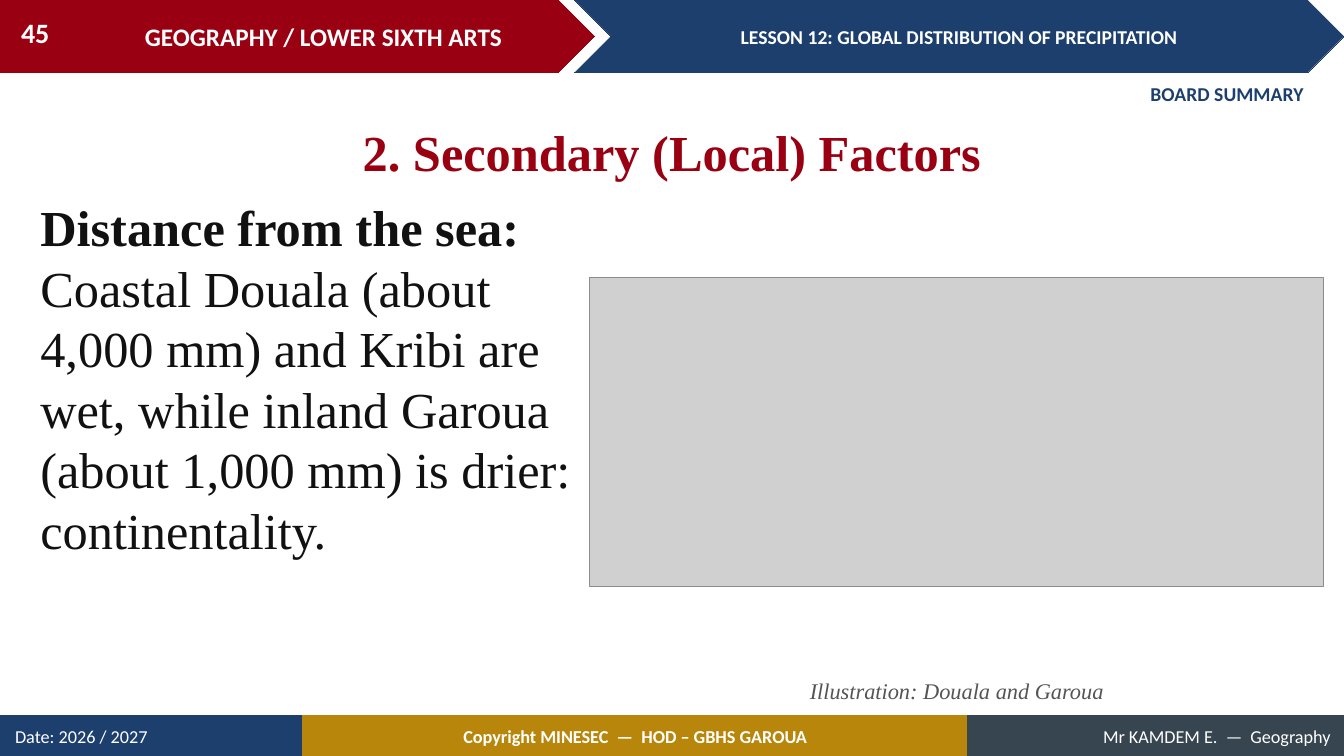
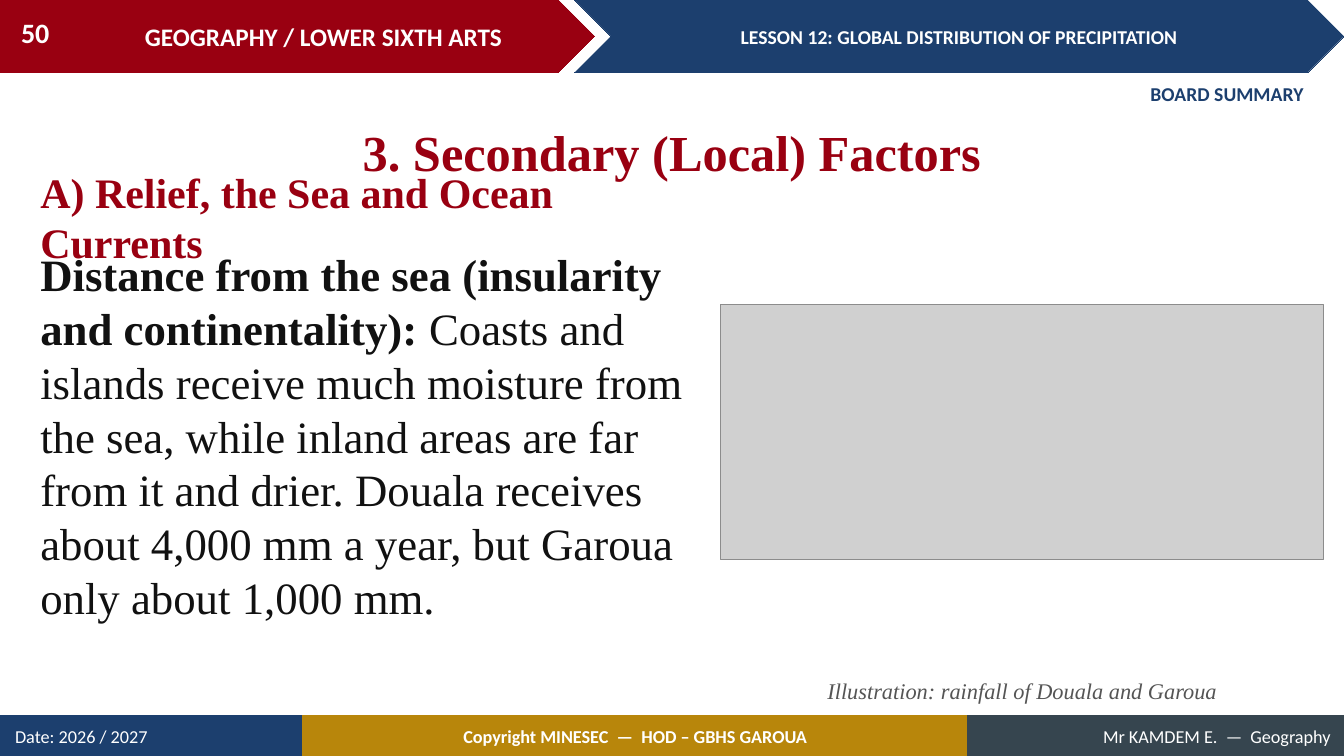
Before and after one commit to Berthautk/linea-github, a slide deck: slide 50 of lecons/LSA/Meteorology/12_LSA_MET_L12_Global_Distribution_of_Precipitation.pptx (slide 45 before the commit). Drawn at 1344x756 pixels with LibreOffice and Linux fonts; fonts in the diff are those of the drawing; grey boxes stand for pictures. Boxes give left, top, right and bottom in pixels: in the first picture for what was removed or moved away, otherwise in the second. Text is boxed around its words. In the diff, an @@ line names an element or a change of style, - is before the commit and + after.

```diff
--- a/lecons/LSA/Meteorology/12_LSA_MET_L12_Global_Distribution_of_Precipitation.pptx
+++ b/lecons/LSA/Meteorology/12_LSA_MET_L12_Global_Distribution_of_Precipitation.pptx
@@ page number at box(21, 24, 49, 43): text changed @@
-45
+50
@@ text at box(363, 136, 981, 181): text changed @@
-2. Secondary (Local) Factors
+3. Secondary (Local) Factors
@@ text added at box(40, 178, 553, 266), 30 pt, text #990011, bold @@
+A) Relief, the Sea and Ocean Currents
@@ text at box(40, 257, 682, 623): text changed; size 36 to 32 pt @@
-Distance from the sea: Coastal Douala (about 4,000 mm) and Kribi are wet, while inland Garoua (about 1,000 mm) is drier: continentality.
+Distance from the sea (insularity and continentality): Coasts and islands receive much moisture from the sea, while inland areas are far from it and drier. Douala receives about 4,000 mm a year, but Garoua only about 1,000 mm.
@@ picture: place and size @@
-picture at box(590, 277, 1324, 587)
+picture at box(721, 304, 1324, 559)
@@ text at box(827, 683, 1217, 704): text changed @@
-Illustration: Douala and Garoua
+Illustration: rainfall of Douala and Garoua
```
Also in this commit, not shown: 8 other slides changed, 11 slides added, 3 slides removed, 21 other files.
